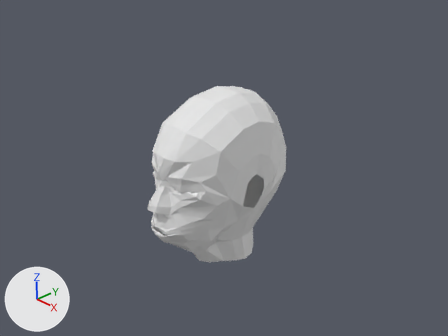
A saved change to the Blender file justin.blend.
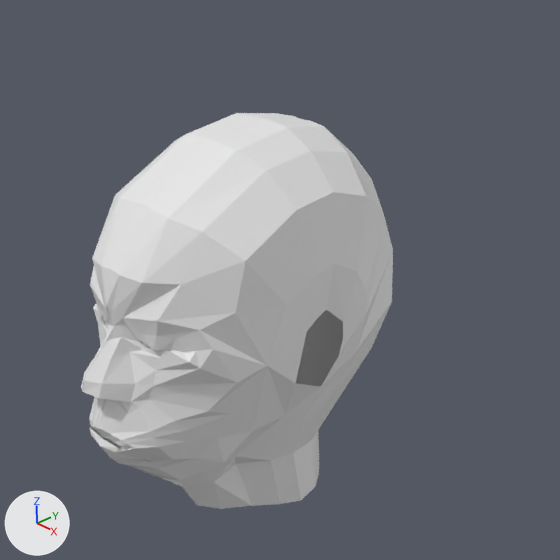
Each version is shown from the file's camera 'Camera', then close up on the part from 25% to 80% of the width and 11% to 85% of the height. Every picture has the same lights, and +X, +Y and +Z are marked at lower left.
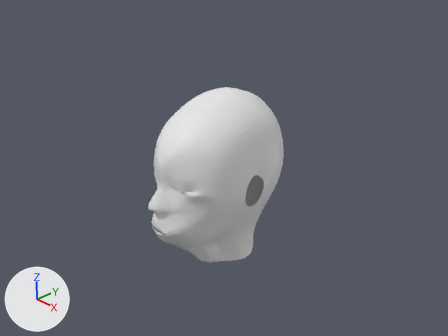
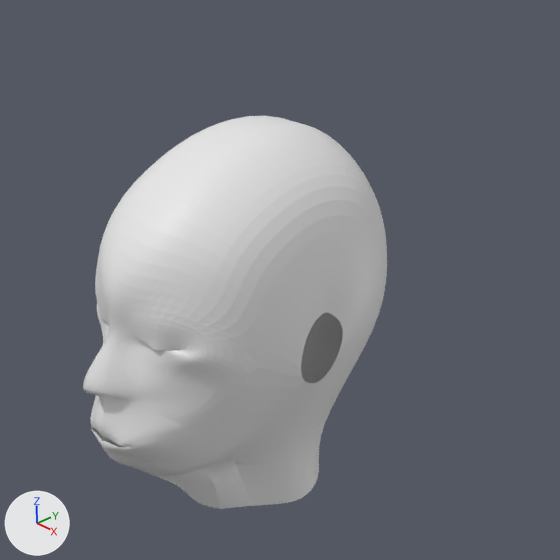
What differs and where, as boxes (x1, y1, x2, y2) in the close-ups (560 x 560 px):
'Plane', modifiers changed: before (81, 113, 393, 509); after (83, 116, 387, 509)

What the commit changed:
Object 'Plane' (ob_plane) gains a SUBSURF modifier named 'Subsurf'.
Modifier setting: levels = 4.
